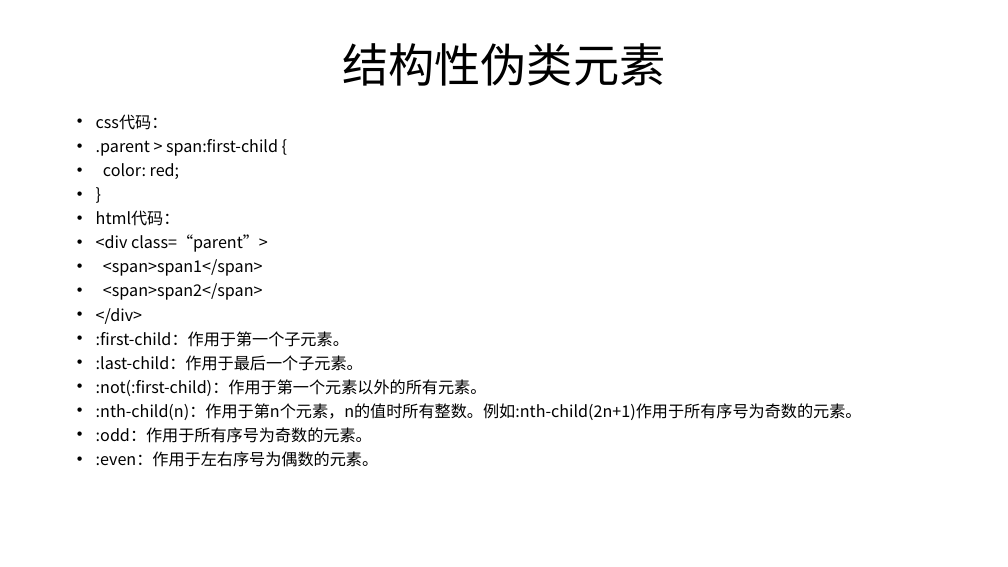
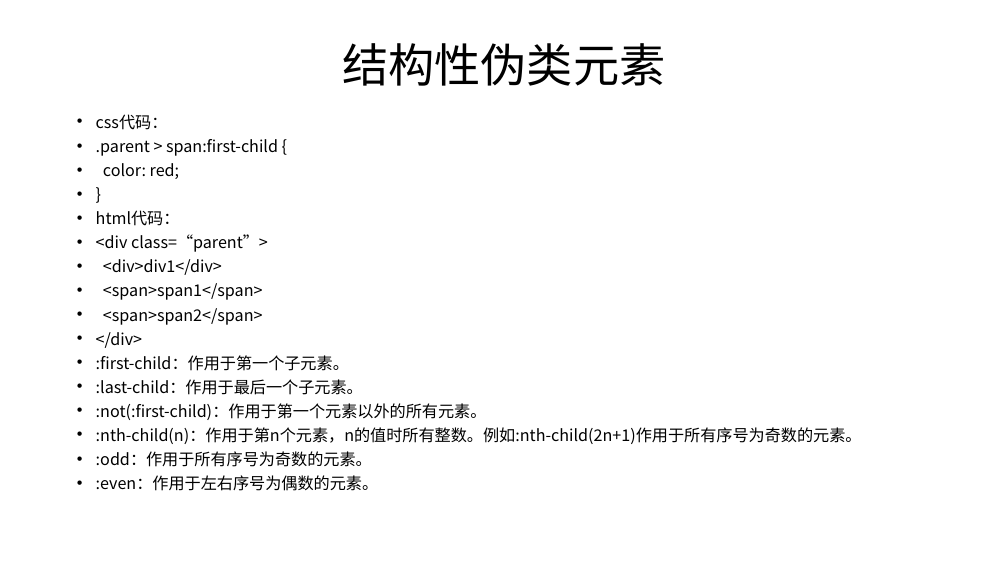
Before and after one commit to 1791317931/html-study, a slide deck: slide 13 of 材料/html/ppt/html-第五章.pptx. Drawn at 1008x567 pixels with LibreOffice and Linux fonts; fonts in the diff are those of the drawing. Boxes give left, top, right and bottom in pixels: in the first picture for what was removed or moved away, otherwise in the second. Text is boxed around its words. In the diff, an @@ line names an element or a change of style, - is before the commit and + after.

```diff
--- a/材料/html/ppt/html-第五章.pptx
+++ b/材料/html/ppt/html-第五章.pptx
@@ text at box(103, 259, 222, 275): paragraph added @@
+• <div>div1</div>
```
Also in this commit, not shown: 2 other slides changed, 5 other files.
